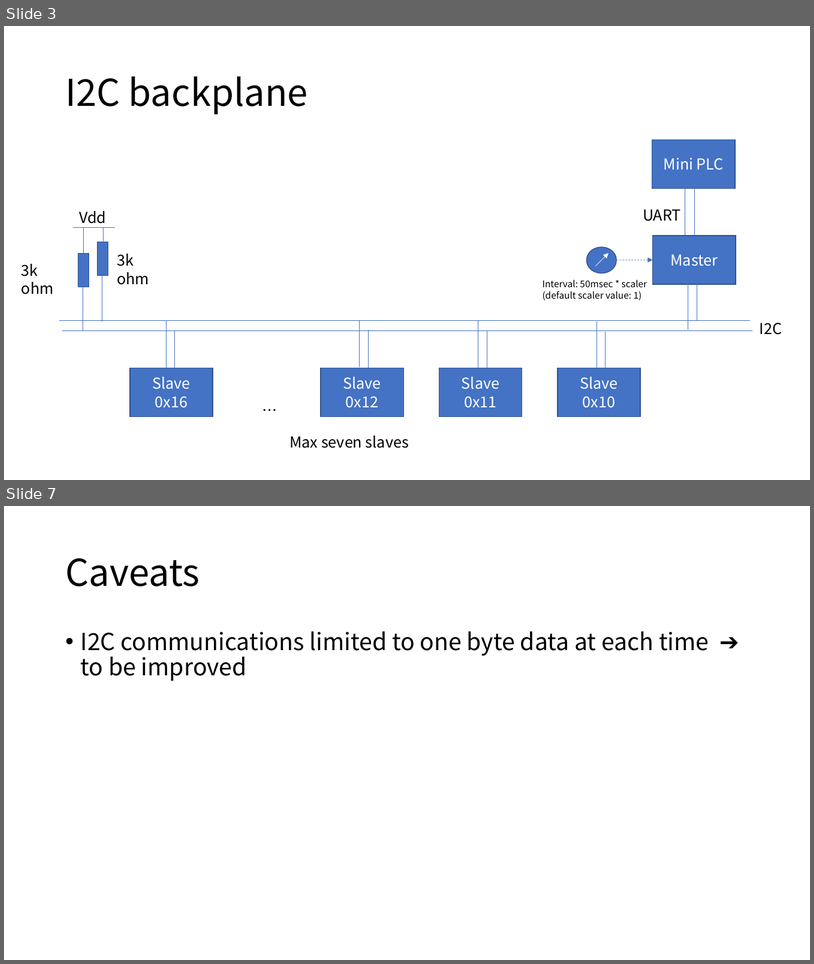
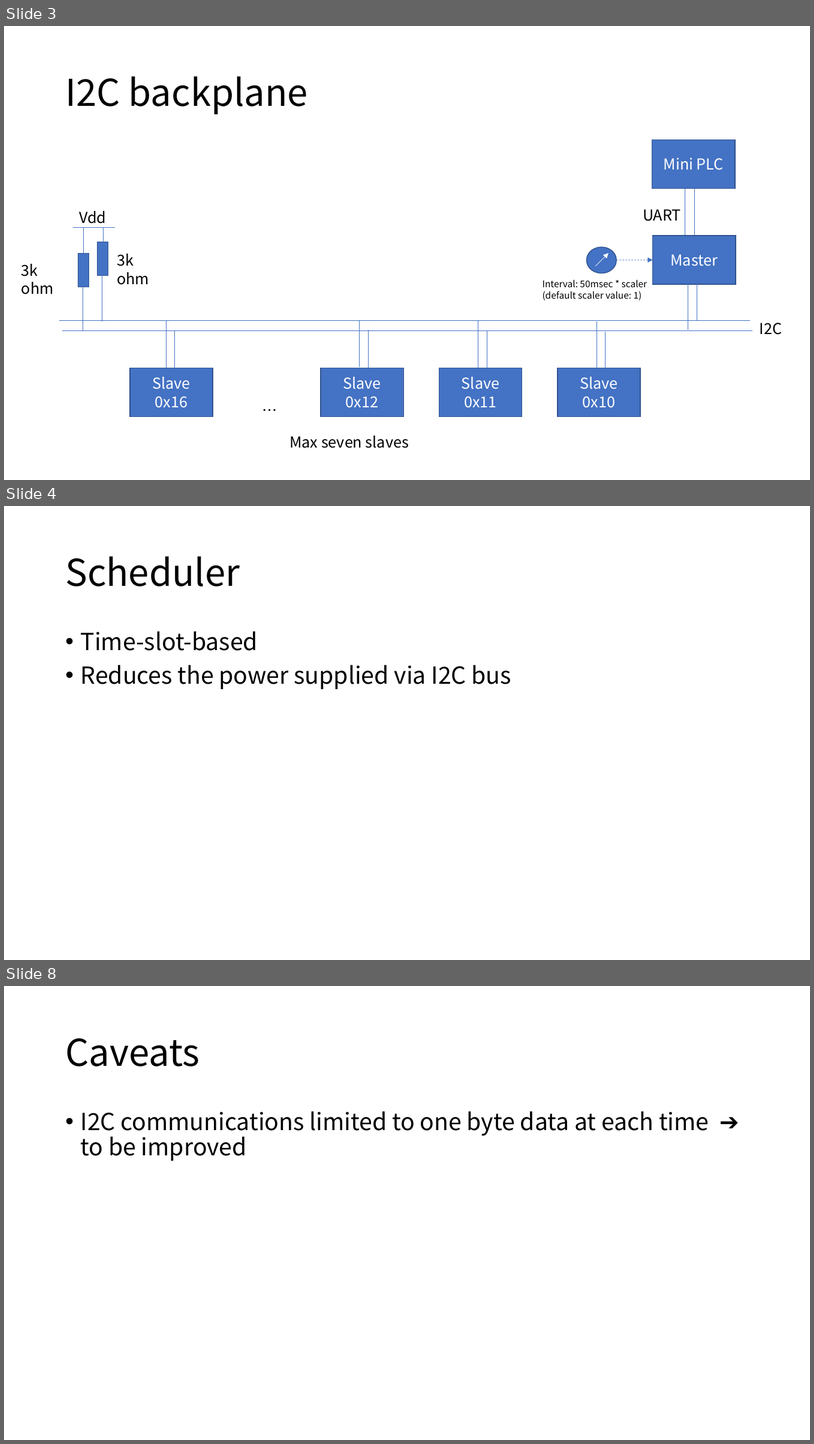
Before and after one commit to araobp/sensor-network, a slide deck: doc/I2C_BACKPLANE_SPEC.pptx. Shown one above the other, each under a label of ours: slides 3 and 7 before the commit, slides 3, 4 and 8 after it; the slides between them are not shown. The pictures are 814x964 and 814x1444 pixels, drawn with LibreOffice and Linux fonts; fonts in the diff are those of the drawing. Boxes give left, top, right and bottom in pixels: in the first picture for what was removed or moved away, otherwise in the second. Text is boxed around its words. In the diff, an @@ line names an element or a change of style, - is before the commit and + after.

```diff
--- a/doc/I2C_BACKPLANE_SPEC.pptx
+++ b/doc/I2C_BACKPLANE_SPEC.pptx
@@ slide 4 added at (x1=4, y1=506, x2=810, y2=960), background #FFFFFF @@
@@ title added at (x1=65, y1=556, x2=240, y2=586), 44 pt, text #000000 @@
+Scheduler
@@ text added at (x1=81, y1=631, x2=512, y2=689), 28 pt, text #000000 @@
+• Time-slot-based
+• Reduces the power supplied via I2C bus
@@ what was slide 7 is now slide 8 @@
```
Also in this commit, not shown: 3 slides changed, 3 other files.
